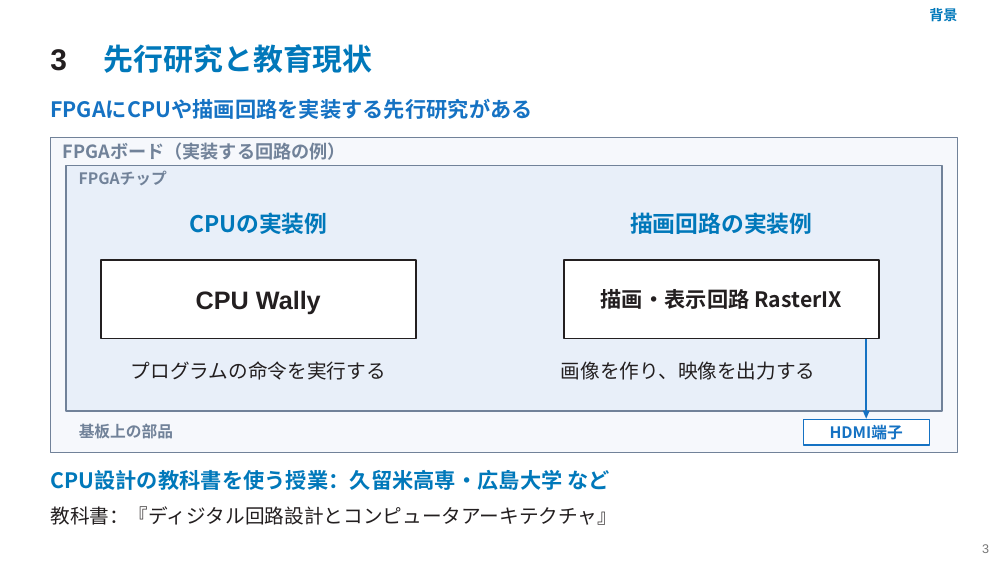
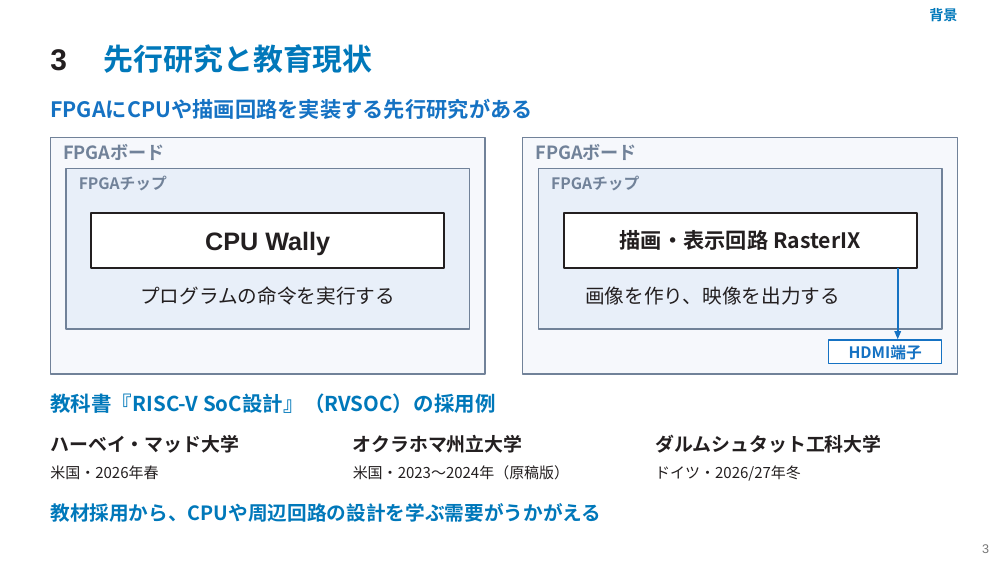
Before and after one commit to SoshiroFujimori/wally-game-console-research, a slide deck: slide 3 of docs/presentation/中間発表_主要事項.pptx. Drawn at 1008x567 pixels with LibreOffice and Linux fonts; fonts in the diff are those of the drawing. Boxes give left, top, right and bottom in pixels: in the first picture for what was removed or moved away, otherwise in the second. Text is boxed around its words. In the diff, an @@ line names an element or a change of style, - is before the commit and + after.

```diff
--- a/docs/presentation/中間発表_主要事項.pptx
+++ b/docs/presentation/中間発表_主要事項.pptx
@@ rectangle: place and size @@
-rectangle at bbox=[51, 138, 958, 453]
+rectangle at bbox=[51, 138, 485, 374]
@@ text at bbox=[63, 144, 165, 160]: text changed @@
-FPGAボード（実装する回路の例）
+FPGAボード
@@ rectangle added at bbox=[523, 138, 958, 374], fill #F6F8FC, outline #718299 1.13 pt @@
@@ text at bbox=[536, 144, 638, 160]: text changed; size 21.8 to 17.2 pt; text colour #0078BA to #718299 @@
-描画回路の実装例
+FPGAボード
@@ rectangle: place and size @@
-rectangle at bbox=[67, 166, 942, 411]
+rectangle at bbox=[67, 169, 470, 329]
@@ text "FPGAチップ": place and size @@
-text "FPGAチップ" at bbox=[79, 170, 167, 185]
+text "FPGAチップ" at bbox=[79, 175, 167, 190]
@@ rectangle: place and size @@
-rectangle at bbox=[101, 260, 416, 339]
+rectangle at bbox=[538, 169, 941, 329]
@@ rectangle at bbox=[538, 169, 941, 329]: fill #FFFFFF to #E8EFF9; outline #231F20 1.73 pt to #718299 1.35 pt @@
@@ text added at bbox=[551, 176, 639, 190], 15 pt, text #718299, bold @@
+FPGAチップ
@@ rectangle: place and size @@
-rectangle at bbox=[564, 260, 879, 339]
+rectangle at bbox=[91, 212, 445, 268]
@@ text "CPU Wally": place and size @@
-text "CPU Wally" at bbox=[196, 290, 321, 314]
+text "CPU Wally" at bbox=[205, 231, 330, 255]
@@ text removed at bbox=[189, 212, 327, 234] @@
-CPUの実装例
@@ rectangle added at bbox=[564, 212, 917, 268], fill #FFFFFF, outline #231F20 1.73 pt @@
@@ text "描画・表示回路 RasterIX": place and size @@
-text "描画・表示回路 RasterIX" at bbox=[601, 289, 841, 309]
+text "描画・表示回路 RasterIX" at bbox=[619, 230, 860, 250]
@@ freeform shape: place and size @@
-freeform shape at bbox=[865, 338, 867, 412]
+freeform shape at bbox=[897, 267, 899, 333]
@@ text "プログラムの命令を実行する": place and size @@
-text "プログラムの命令を実行する" at bbox=[131, 361, 386, 380]
+text "プログラムの命令を実行する" at bbox=[140, 286, 395, 305]
@@ text "画像を作り、映像を出力する": place and size @@
-text "画像を作り、映像を出力する" at bbox=[561, 361, 816, 380]
+text "画像を作り、映像を出力する" at bbox=[585, 286, 840, 305]
@@ rectangle: place and size @@
-rectangle at bbox=[803, 420, 929, 445]
+rectangle at bbox=[829, 340, 942, 364]
@@ text "HDMI端子": place and size @@
-text "HDMI端子" at bbox=[830, 424, 903, 440]
+text "HDMI端子" at bbox=[849, 344, 922, 360]
@@ freeform shape: place and size @@
-freeform shape at bbox=[863, 411, 870, 419]
+freeform shape at bbox=[895, 331, 901, 340]
@@ text at bbox=[50, 393, 495, 413]: text changed; size 18.8 to 19.5 pt; text colour #231F20 to #0078BA; bold on @@
-教科書：『ディジタル回路設計とコンピュータアーキテクチャ』
+教科書『RISC-V SoC設計』（RVSOC）の採用例
@@ text added at bbox=[50, 435, 239, 453], 18 pt, text #231F20, bold @@
+ハーベイ・マッド大学
@@ text removed at bbox=[79, 423, 173, 439] @@
-基板上の部品
@@ text added at bbox=[353, 435, 523, 453], 18 pt, text #231F20, bold @@
+オクラホマ州立大学
@@ text added at bbox=[655, 434, 881, 453], 18 pt, text #231F20, bold @@
+ダルムシュタット工科大学
@@ text removed at bbox=[50, 470, 610, 490] @@
-CPU設計の教科書を使う授業：久留米高専・広島大学 など
@@ text added at bbox=[50, 465, 158, 480], 14.2 pt, text #231F20 @@
+米国・2026年春
@@ text added at bbox=[353, 465, 569, 480], 14.2 pt, text #231F20 @@
+米国・2023〜2024年（原稿版）
@@ text added at bbox=[655, 465, 801, 481], 14.2 pt, text #231F20 @@
+ドイツ・2026/27年冬
@@ text added at bbox=[50, 503, 601, 522], 18.8 pt, text #0078BA, bold @@
+教材採用から、CPUや周辺回路の設計を学ぶ需要がうかがえる
```
Also in this commit, not shown: 6 other slides changed, 10 other files.
